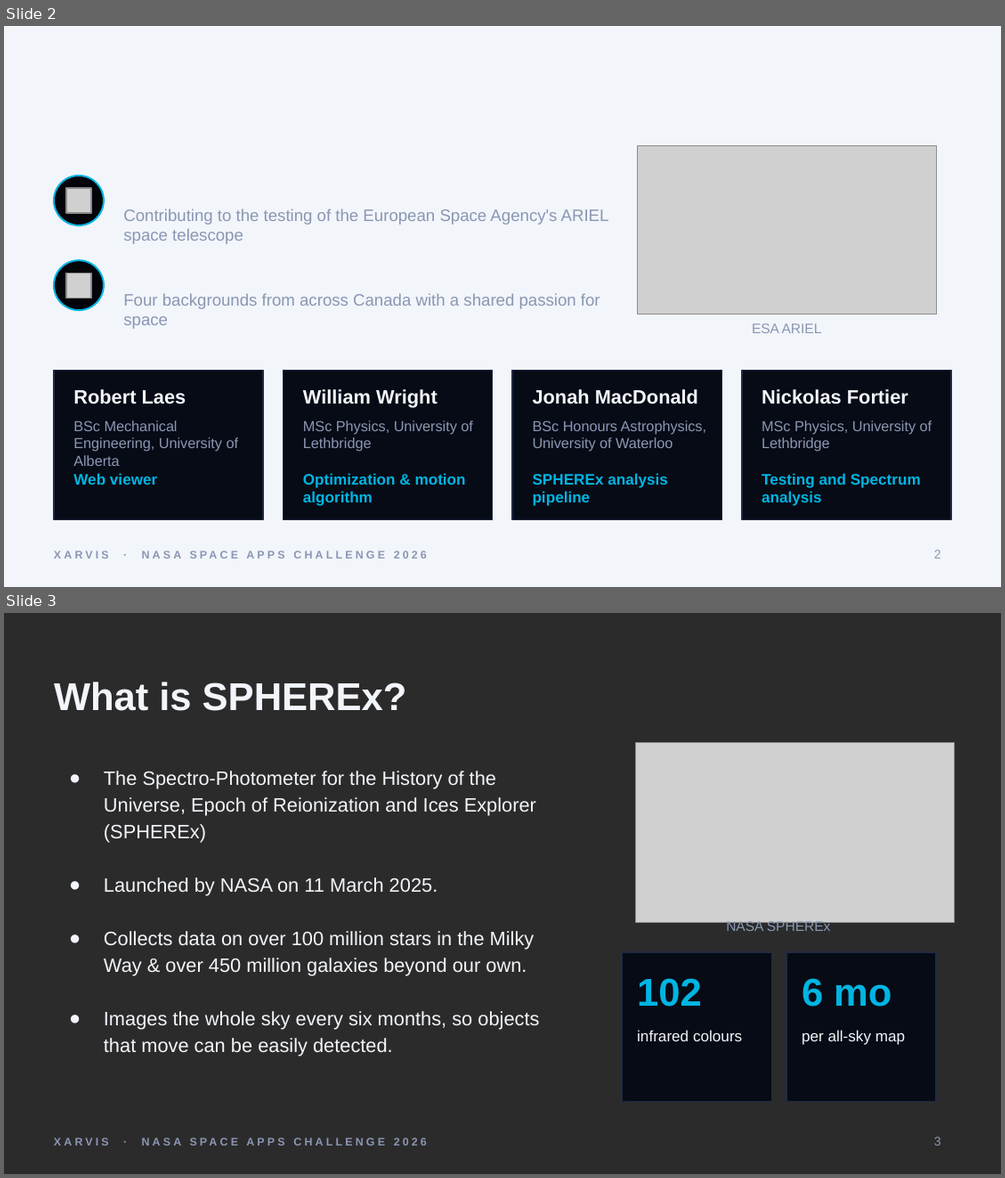
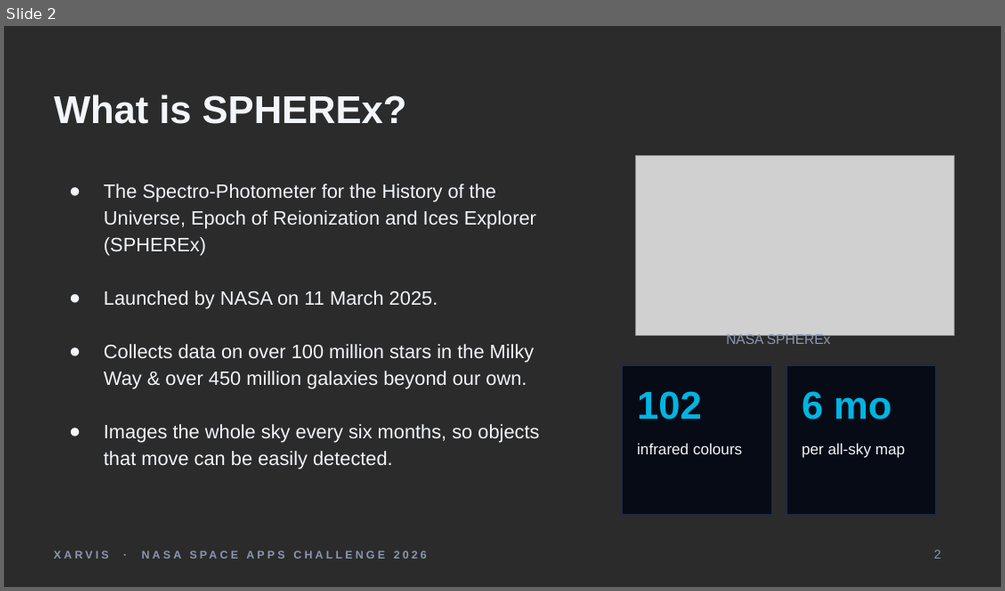
Before and after one commit to JonahMacd/XARVIS-V2, a slide deck: XARVIS_presentation.pptx. Shown one above the other, each under a label of ours: slides 2 and 3 before the commit, slide 2 after it. The pictures are 1005x1178 and 1005x591 pixels, drawn with LibreOffice and Linux fonts; fonts in the diff are those of the drawing; grey boxes stand for pictures; background and template pictures are left out; a plain dark background stands for a picture behind light text. Boxes give left, top, right and bottom in pixels: in the first picture for what was removed or moved away, otherwise in the second. Text is boxed around its words. In the diff, an @@ line names an element or a change of style, - is before the commit and + after.

```diff
--- a/XARVIS_presentation.pptx
+++ b/XARVIS_presentation.pptx
@@ slide 2 removed at <box>4,26,1001,587</box>, background picture (left out); not listed: 1 template element that a slide beside it also shows @@
@@ title removed at <box>54,85,951,147</box> @@
-Who We Are
@@ picture removed at <box>637,145,936,314</box> @@
@@ ellipse removed at <box>54,176,104,225</box> @@
@@ picture removed at <box>65,187,90,212</box> @@
@@ text removed at <box>123,208,609,244</box> @@
-Contributing to the testing of the European Space Agency's ARIEL space telescope
@@ ellipse removed at <box>54,260,104,310</box> @@
@@ text removed at <box>123,258,612,289</box> @@
-Physics, astronomy, and engineering
@@ picture removed at <box>65,273,90,298</box> @@
@@ text removed at <box>123,293,600,329</box> @@
-Four backgrounds from across Canada with a shared passion for space
@@ text removed at <box>752,323,822,333</box> @@
-ESA ARIEL
@@ rectangle removed at <box>54,370,263,519</box> @@
@@ rectangle removed at <box>283,370,493,519</box> @@
@@ rectangle removed at <box>512,370,721,519</box> @@
@@ rectangle removed at <box>742,370,951,519</box> @@
@@ text removed at <box>73,389,186,404</box> @@
-Robert Laes
@@ text removed at <box>303,389,437,408</box> @@
-William Wright
@@ text removed at <box>533,389,698,404</box> @@
-Jonah MacDonald
@@ text removed at <box>761,389,908,404</box> @@
-Nickolas Fortier
@@ text removed at <box>73,420,239,466</box> @@
-BSc Mechanical Engineering, University of Alberta
@@ text removed at <box>303,420,473,451</box> @@
-MSc Physics, University of Lethbridge
@@ text removed at <box>533,420,706,451</box> @@
-BSc Honours Astrophysics, University of Waterloo
@@ text removed at <box>761,420,932,451</box> @@
-MSc Physics, University of Lethbridge
@@ text removed at <box>73,473,157,484</box> @@
-Web viewer
@@ text removed at <box>303,473,466,506</box> @@
-Optimization & motion algorithm
@@ text removed at <box>533,473,668,506</box> @@
-SPHEREx analysis pipeline
@@ text removed at <box>761,473,921,506</box> @@
-Testing and Spectrum analysis
@@ text removed at <box>163,550,170,558</box> @@
-Testing ESA's ARIEL mission
@@ page number removed at <box>934,549,941,558</box> @@
-2
@@ what was slide 3 is now slide 2 @@
@@ page number at <box>934,549,941,558</box>: text changed @@
-3
+2
```
Also in this commit, not shown: 1 other slide removed.
